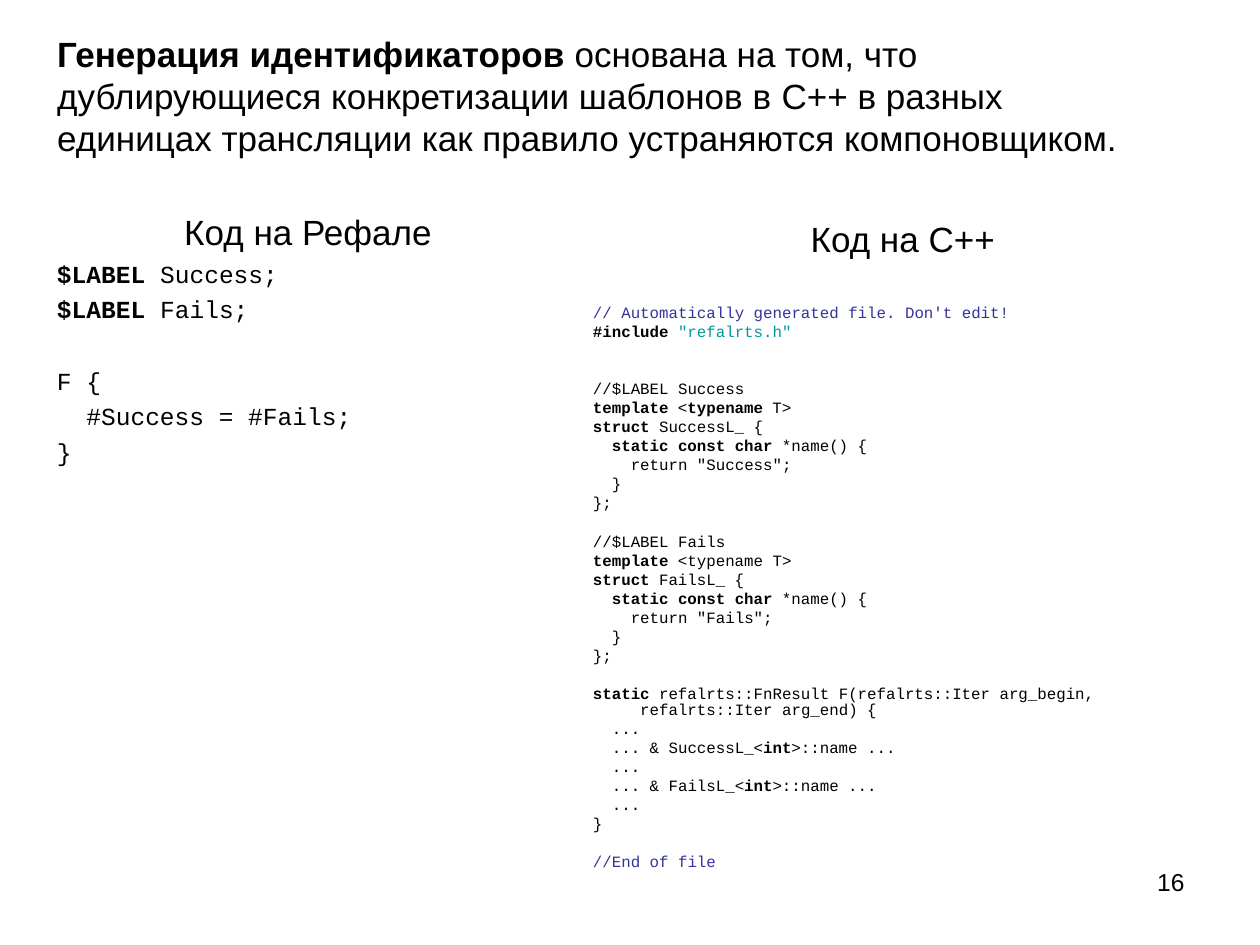
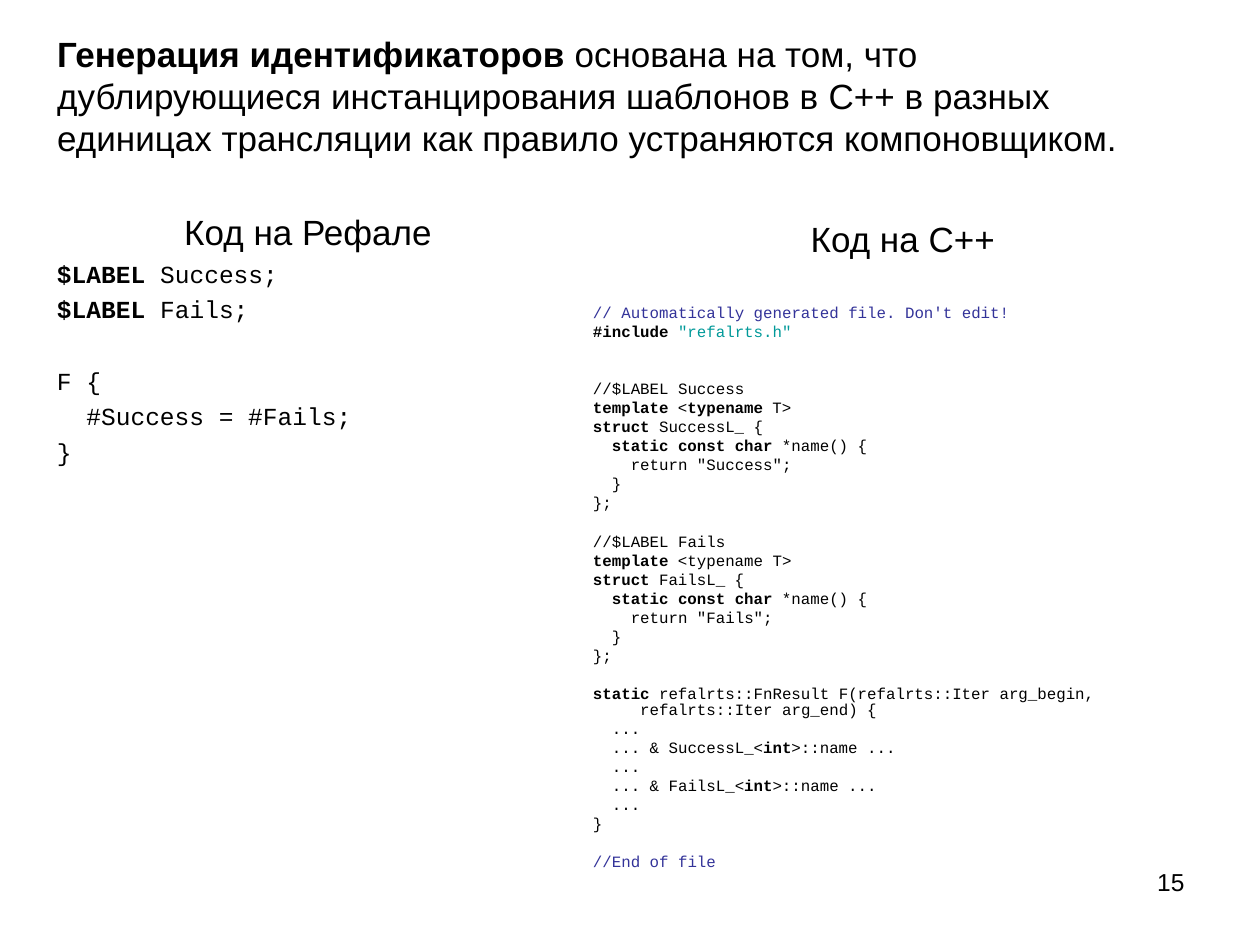
Before and after one commit to Mazdaywik/Refal-05, a slide deck: slide 15 of doc/Компилятор Простого Рефала.ppt (slide 16 before the commit). Drawn at 1260x945 pixels with LibreOffice and Linux fonts; fonts in the diff are those of the drawing. Boxes give left, top, right and bottom in pixels: in the first picture for what was removed or moved away, otherwise in the second. Text is boxed around its words. In the diff, an @@ line names an element or a change of style, - is before the commit and + after.

```diff
--- a/doc/Компилятор Простого Рефала.ppt
+++ b/doc/Компилятор Простого Рефала.ppt
@@ title at box(57, 41, 1117, 158): text changed @@
-Генерация идентификаторов основана на том, что дублирующиеся конкретизации шаблонов в C++ в разных единицах трансляции как правило устраняются компоновщиком.
+Генерация идентификаторов основана на том, что дублирующиеся инстанцирования шаблонов в C++ в разных единицах трансляции как правило устраняются компоновщиком.
@@ page number at box(1157, 874, 1184, 892): text changed @@
-16
+15
```
Also in this commit, not shown: 9 other slides changed, 3 slides added, 5 slides removed, 4 other files.
